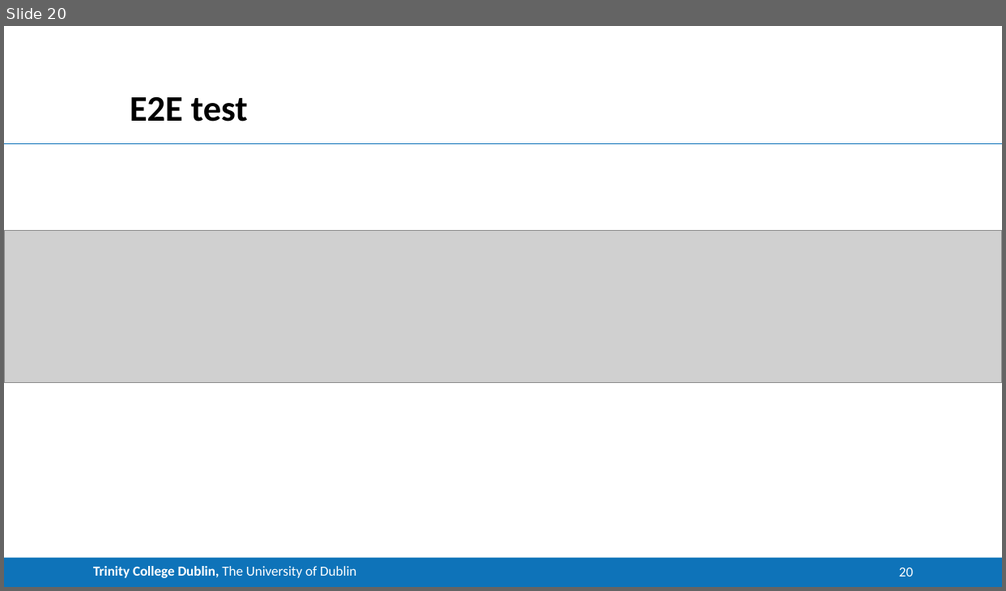
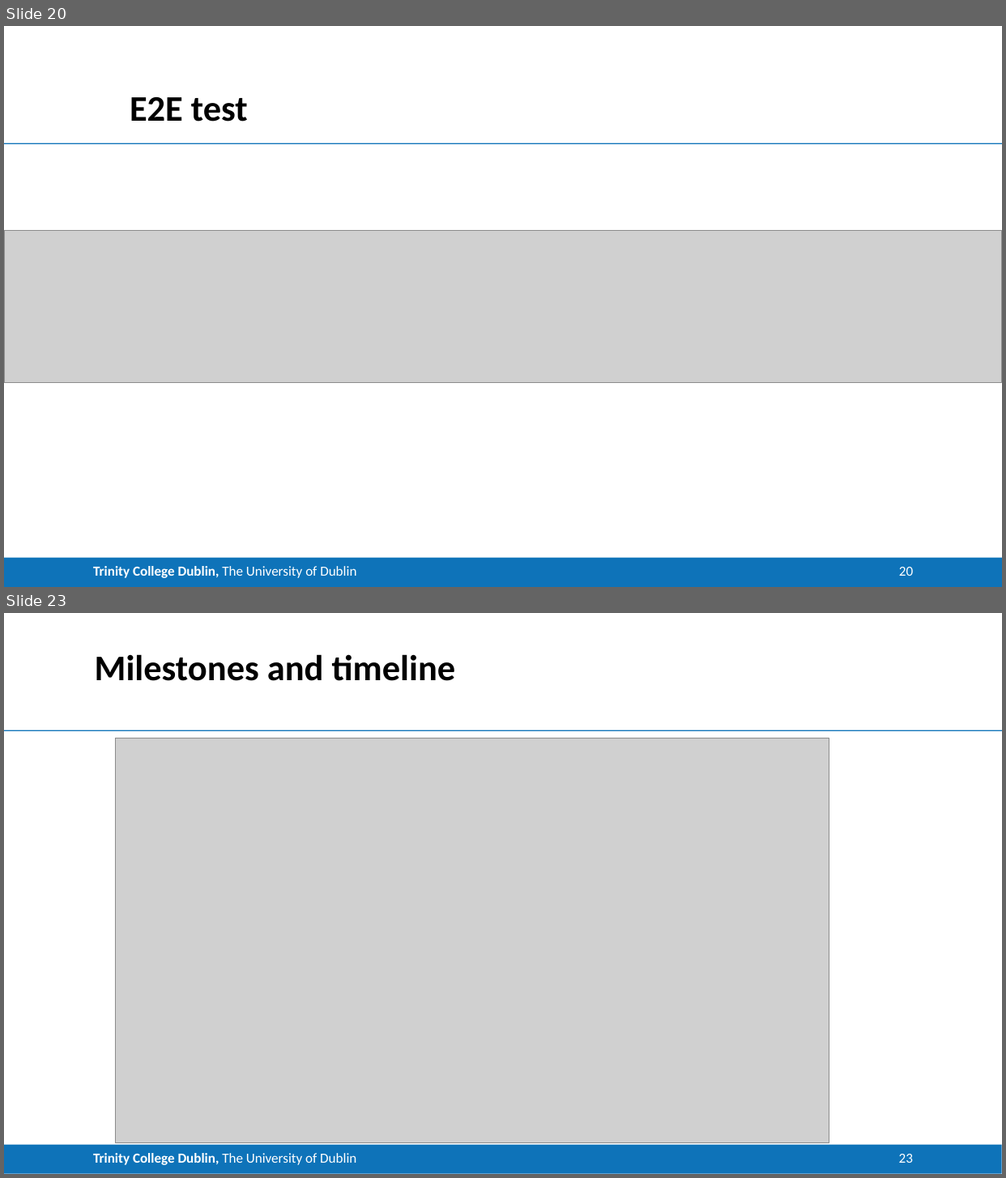
Before and after one commit to CNStanLee/CM_Matting, a slide deck: 002Matlab Project/Project.pptx. Shown one above the other, each under a label of ours: slide 20 before the commit, slides 20 and 23 after it; the slides between them are not shown. The pictures are 1006x591 and 1006x1178 pixels, drawn with LibreOffice and Linux fonts; fonts in the diff are those of the drawing; grey boxes stand for pictures. Boxes give left, top, right and bottom in pixels: in the first picture for what was removed or moved away, otherwise in the second. Text is boxed around its words. In the diff, an @@ line names an element or a change of style, - is before the commit and + after.

```diff
--- a/002Matlab Project/Project.pptx
+++ b/002Matlab Project/Project.pptx
@@ slide 23 added at (4,613,1002,1174), background #FFFFFF; not listed: 2 template elements that a slide beside it also shows @@
@@ title added at (95,654,456,681), 26 pt, text #000000, bold @@
+Milestones and timeline
@@ picture added at (115,738,829,1143) @@
@@ page number added at (899,1154,913,1163), 10 pt, text #FFFFFF @@
+23
```
Also in this commit, not shown: 7 slides changed, 6 other slides added, 4 slides removed.
